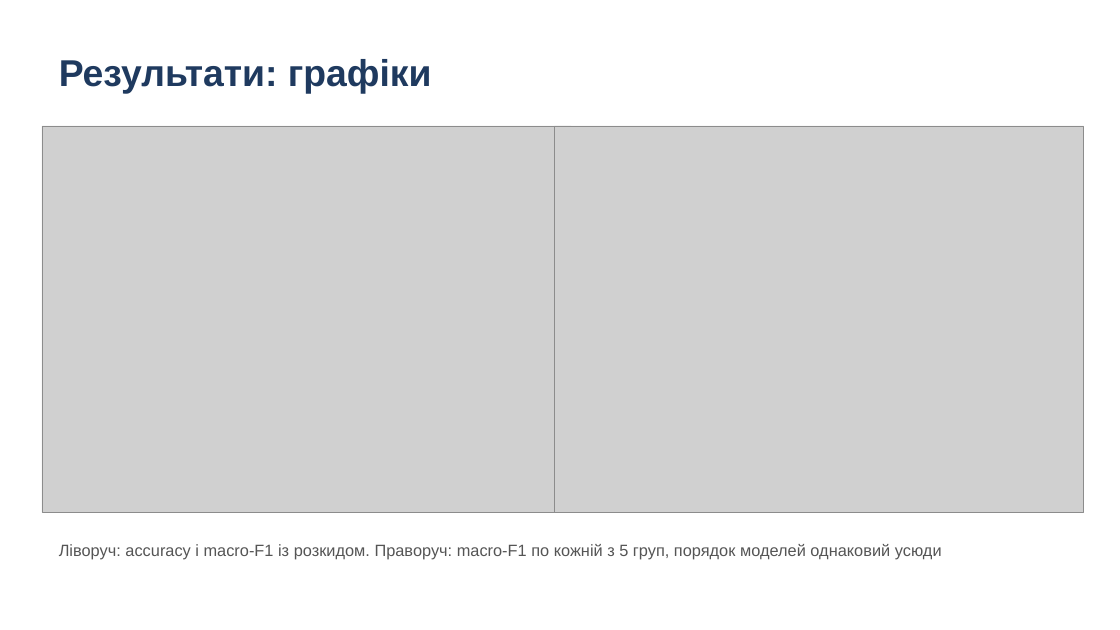
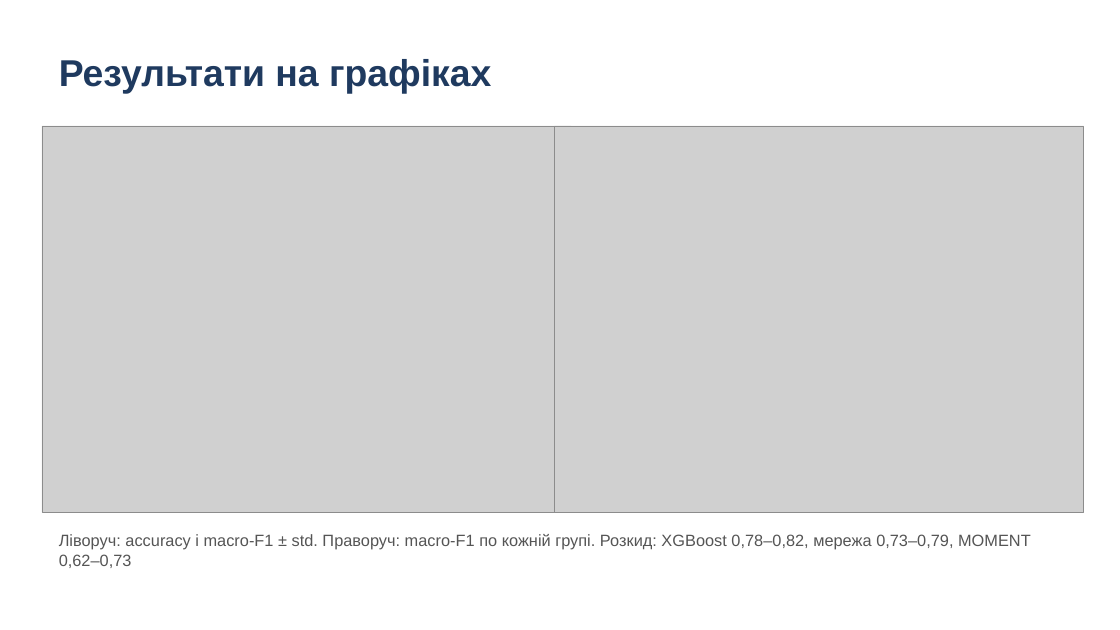
Before and after one commit to lukovskiy541/wearable-stress-exercise, a slide deck: slide 7 of presentation.pptx. Drawn at 1120x630 pixels with LibreOffice and Linux fonts; fonts in the diff are those of the drawing; grey boxes stand for pictures. Boxes give left, top, right and bottom in pixels: in the first picture for what was removed or moved away, otherwise in the second. Text is boxed around its words. In the diff, an @@ line names an element or a change of style, - is before the commit and + after.

```diff
--- a/presentation.pptx
+++ b/presentation.pptx
@@ text at bbox=[59, 59, 491, 94]: text changed @@
-Результати: графіки
+Результати на графіках
@@ text at bbox=[59, 534, 1031, 568]: text changed @@
-Ліворуч: accuracy і macro-F1 із розкидом. Праворуч: macro-F1 по кожній з 5 груп, порядок моделей однаковий усюди
+Ліворуч: accuracy і macro-F1 ± std. Праворуч: macro-F1 по кожній групі. Розкид: XGBoost 0,78–0,82, мережа 0,73–0,79, MOMENT 0,62–0,73
```
Also in this commit, not shown: 9 other slides changed, 1 other file.
